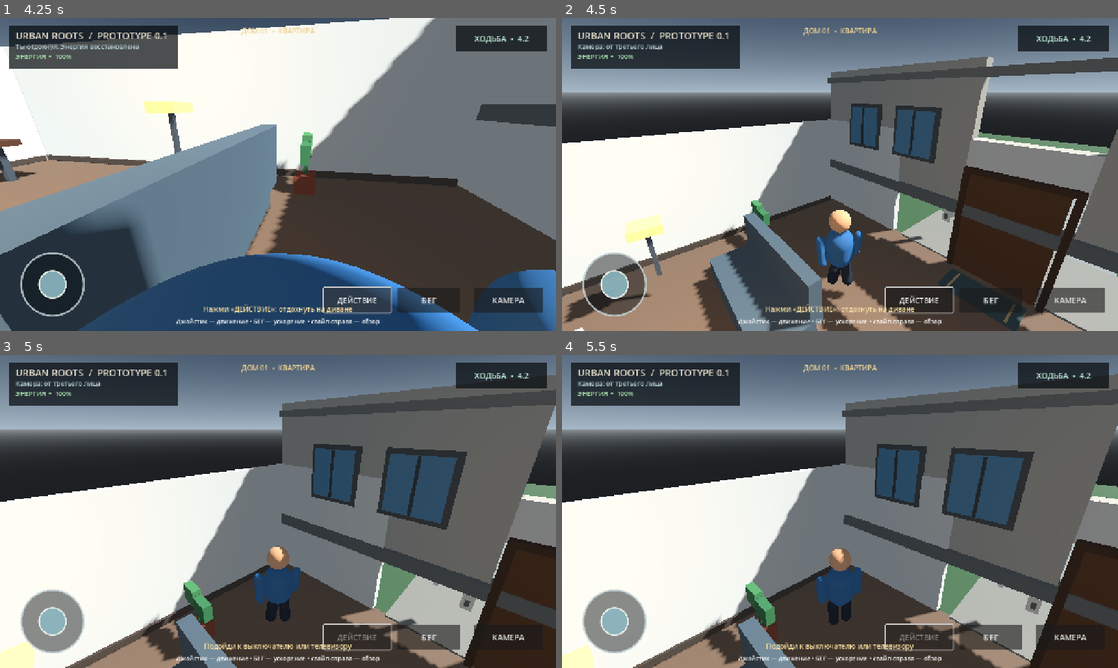
Above: before the commit, frames 1-4 (two rows, left to right).
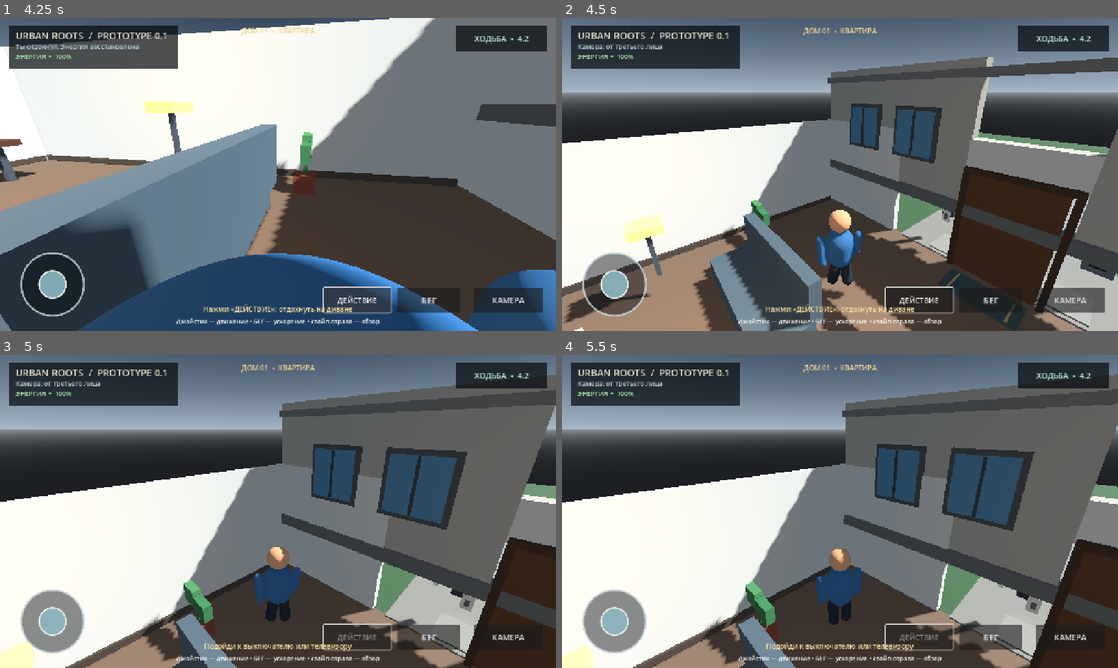
Above: after the commit, the same moments.

Repository: filesgloom-png/URBAN-ROOTS
Game: Godot game, scene res://scenes/main.tscn
Two runs of this game, one before a commit and one after it. Both use one fixed random seed, a clock stepped at 60 frames per second and the inputs below.
Inputs (mouse positions are in pixels of both pictures, inside the frame that each line leads up to):
- Up to frame 1 (4.25 s): click "КАМЕРА" at 0.5 s; click "БЕГ" at 1.25 s; tap Enter at 2 s; drag from (50, 284) to (333, 105) at 2.02 s; drag from (166, 190) to (250, 237) at 2.77 s; click "ДЕЙСТВИЕ" at 3.5 s
- Up to frame 2 (4.5 s): tap Space at 4.25 s; move the mouse to (895, 105) at 4.27 s; hold D (move_right) from 4.28 s (still down); tap V at 4.35 s
- Up to frame 3 (5 s): keep holding D (move_right)
- Up to frame 4 (5.5 s): release D (move_right) at 5 s; drag from (812, 574) to (673, 464) at 5.02 s

Frame 1 is identical in both runs. In frame 2, 0.5% of the frame differs, in the area x 61-100%, y 60-100%; in frame 3, 0.2%; in frame 4, 0.2%.

Commit message:
Expand entrance landing and courtyard traversal

Diff:
--- a/scripts/main.gd
+++ b/scripts/main.gd
@@ -194,6 +194,17 @@
 		_box(self, "FacadeWindowFrame_" + str(window_x), Vector3(1.25, 1.35, 0.1), Vector3(window_x, 3.15, 5.91), Color(0.28, 0.29, 0.28), false)
 		_box(self, "FacadeWindowGlass_" + str(window_x), Vector3(1.05, 1.15, 0.045), Vector3(window_x, 3.15, 5.84), Color(0.3, 0.48, 0.58), false)
 		_box(self, "FacadeWindowDivider_" + str(window_x), Vector3(0.055, 1.12, 0.04), Vector3(window_x, 3.15, 5.805), Color(0.22, 0.24, 0.24), false)
+	# Entrance landing and shallow steps: walkable transition from the apartment door to the courtyard.
+	_box(self, "EntranceLanding", Vector3(3.2, 0.14, 0.9), Vector3(0, 0.015, 6.45), Color(0.52, 0.51, 0.47))
+	_box(self, "EntranceStepTop", Vector3(3.0, 0.12, 0.42), Vector3(0, -0.005, 6.95), Color(0.49, 0.48, 0.44))
+	_box(self, "EntranceStepMiddle", Vector3(3.4, 0.10, 0.42), Vector3(0, -0.025, 7.28), Color(0.46, 0.45, 0.42))
+	_box(self, "EntranceStepBottom", Vector3(3.8, 0.08, 0.42), Vector3(0, -0.045, 7.6), Color(0.43, 0.43, 0.4))
+	# Intercom and mailboxes beside the entrance, kept clear of the door swing and walking line.
+	_box(self, "EntranceIntercomPanel", Vector3(0.28, 0.62, 0.09), Vector3(1.35, 1.35, 6.29), Color(0.19, 0.23, 0.24), false)
+	_box(self, "EntranceIntercomScreen", Vector3(0.15, 0.12, 0.025), Vector3(1.35, 1.48, 6.235), Color(0.32, 0.62, 0.57), false)
+	for mailbox_y in [1.15, 1.42, 1.69]:
+		_box(self, "Mailbox_" + str(mailbox_y), Vector3(0.42, 0.22, 0.14), Vector3(-1.42, mailbox_y, 6.28), Color(0.38, 0.4, 0.39), false)
+		_box(self, "MailboxSlot_" + str(mailbox_y), Vector3(0.22, 0.025, 0.025), Vector3(-1.42, mailbox_y + 0.025, 6.195), Color(0.12, 0.14, 0.14), false)
 	# Exterior starter zone: ground, entrance porch, pavement, street and simple props.
 	_box(self, "OutdoorGround", Vector3(22.0, 0.2, 24.0), Vector3(0, -0.16, 17.0), Color(0.23, 0.34, 0.22))
 	_box(self, "EntrancePorch", Vector3(5.0, 0.12, 2.4), Vector3(0, -0.015, 7.1), Color(0.48, 0.47, 0.43))
@@ -209,6 +220,23 @@
 	_box(self, "CourtyardBenchBack", Vector3(1.8, 0.75, 0.12), Vector3(5.0, 0.9, 12.72), Color(0.42, 0.28, 0.17), false)
 	_box(self, "StreetLampPole", Vector3(0.12, 3.2, 0.12), Vector3(7.5, 1.6, 15.5), Color(0.2, 0.22, 0.23), false)
 	_box(self, "StreetLampHead", Vector3(0.65, 0.14, 0.35), Vector3(7.5, 3.2, 15.5), Color(0.9, 0.8, 0.58), false)
+	# Courtyard layout: side paths, low perimeter fencing and a wide gate aligned with the street.
+	_box(self, "PathToTree", Vector3(5.6, 0.035, 1.55), Vector3(-4.9, -0.035, 11.7), Color(0.42, 0.44, 0.41), false)
+	_box(self, "PathToBench", Vector3(4.2, 0.035, 1.5), Vector3(3.0, -0.035, 12.45), Color(0.42, 0.44, 0.41), false)
+	for fence_z in [9.0, 11.0, 13.0, 15.0, 16.4]:
+		_box(self, "LeftFencePost_" + str(fence_z), Vector3(0.16, 0.95, 0.16), Vector3(-9.2, 0.475, fence_z), Color(0.31, 0.33, 0.32), false)
+		_box(self, "RightFencePost_" + str(fence_z), Vector3(0.16, 0.95, 0.16), Vector3(9.2, 0.475, fence_z), Color(0.31, 0.33, 0.32), false)
+	_box(self, "LeftFenceRailUpper", Vector3(0.12, 0.12, 7.6), Vector3(-9.2, 0.82, 12.7), Color(0.31, 0.33, 0.32), false)
+	_box(self, "LeftFenceRailLower", Vector3(0.1, 0.1, 7.6), Vector3(-9.2, 0.35, 12.7), Color(0.31, 0.33, 0.32), false)
+	_box(self, "RightFenceRailUpper", Vector3(0.12, 0.12, 7.6), Vector3(9.2, 0.82, 12.7), Color(0.31, 0.33, 0.32), false)
+	_box(self, "RightFenceRailLower", Vector3(0.1, 0.1, 7.6), Vector3(9.2, 0.35, 12.7), Color(0.31, 0.33, 0.32), false)
+	# Small outdoor details to make the courtyard feel lived in without blocking traversal.
+	_box(self, "CourtyardWasteBin", Vector3(0.58, 0.82, 0.58), Vector3(7.0, 0.41, 10.0), Color(0.28, 0.33, 0.32))
+	_box(self, "WasteBinLid", Vector3(0.64, 0.08, 0.64), Vector3(7.0, 0.86, 10.0), Color(0.19, 0.23, 0.23), false)
+	_box(self, "CourtyardPlanter", Vector3(1.35, 0.32, 0.7), Vector3(-5.2, 0.16, 15.0), Color(0.42, 0.31, 0.23))
+	_box(self, "PlanterShrub", Vector3(1.12, 0.62, 0.52), Vector3(-5.2, 0.58, 15.0), Color(0.2, 0.39, 0.23), false)
+	_box(self, "BenchSupportLeft", Vector3(0.12, 0.48, 0.12), Vector3(4.35, 0.25, 12.5), Color(0.22, 0.23, 0.22), false)
+	_box(self, "BenchSupportRight", Vector3(0.12, 0.48, 0.12), Vector3(5.65, 0.25, 12.5), Color(0.22, 0.23, 0.22), false)
 	ceiling_glow = OmniLight3D.new()
 	ceiling_glow.name = "WarmCeilingGlow"
 	ceiling_glow.position = Vector3(0, 2.85, -0.2)
